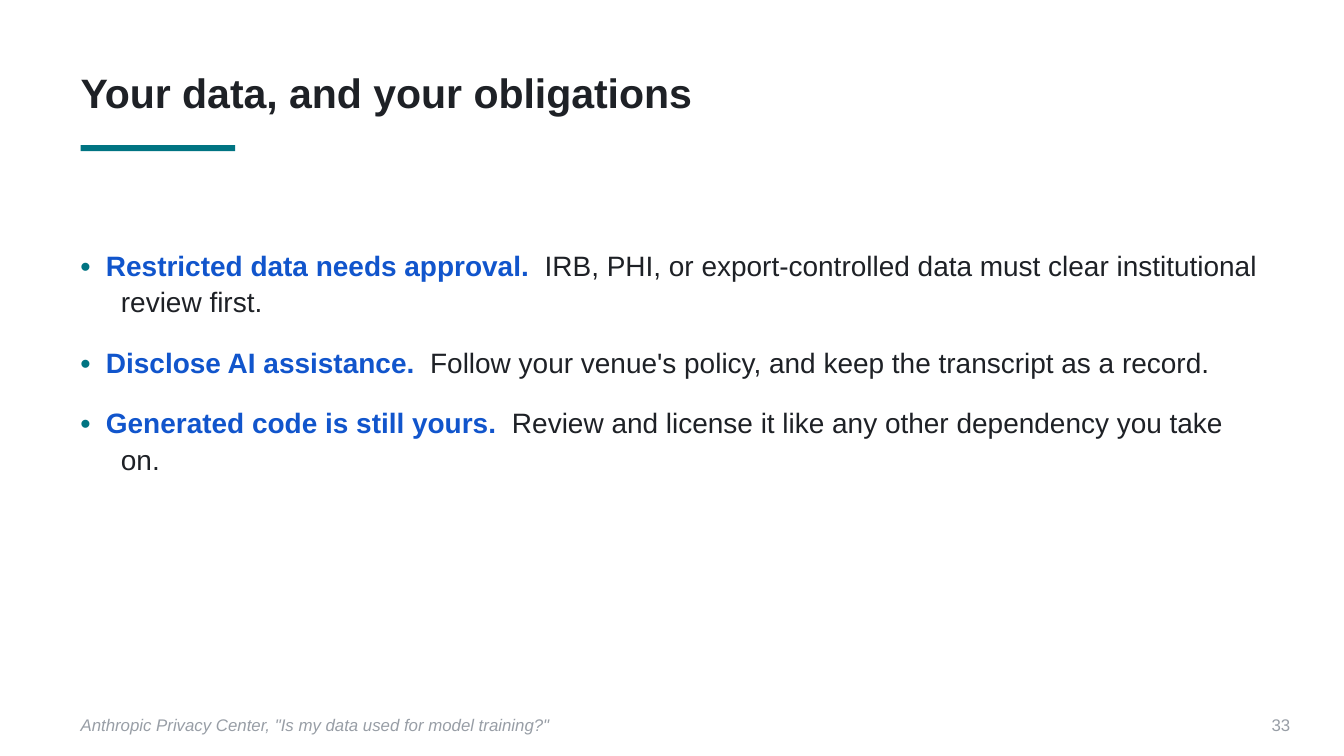
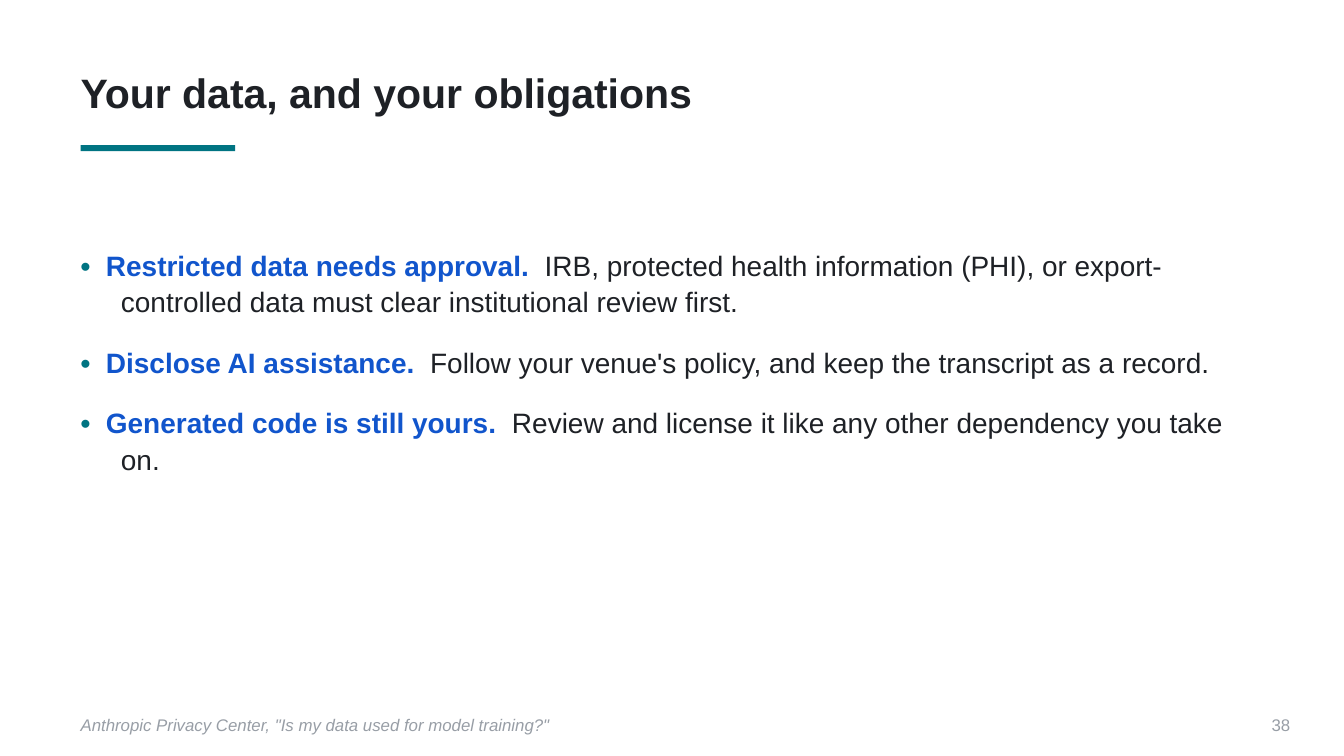
Before and after one commit to PursuitOfDataScience/uchicago-workshops, a slide deck: slide 38 of claude-code-tutorial/claude-code-tutorial.pptx (slide 33 before the commit). Drawn at 1344x756 pixels with LibreOffice and Linux fonts; fonts in the diff are those of the drawing. Boxes give left, top, right and bottom in pixels: in the first picture for what was removed or moved away, otherwise in the second. Text is boxed around its words. In the diff, an @@ line names an element or a change of style, - is before the commit and + after.

```diff
--- a/claude-code-tutorial/claude-code-tutorial.pptx
+++ b/claude-code-tutorial/claude-code-tutorial.pptx
@@ text at bbox=[106, 255, 1162, 313]: text changed @@
-• Restricted data needs approval. IRB, PHI, or export-controlled data must clear institutional review first.
+• Restricted data needs approval. IRB, protected health information (PHI), or export-controlled data must clear institutional review first.
@@ text at bbox=[1272, 719, 1291, 731]: text changed @@
-33
+38
```
Also in this commit, not shown: 29 other slides changed, 5 slides added, 9 other files.
